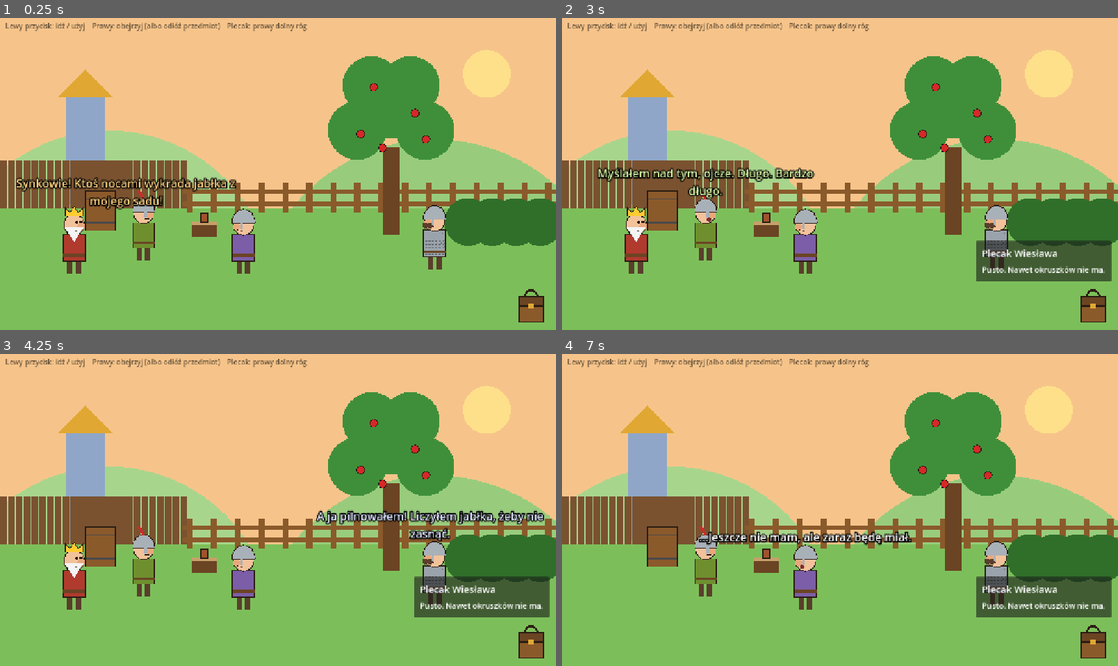
Above: before the commit, frames 1-4 (two rows, left to right).
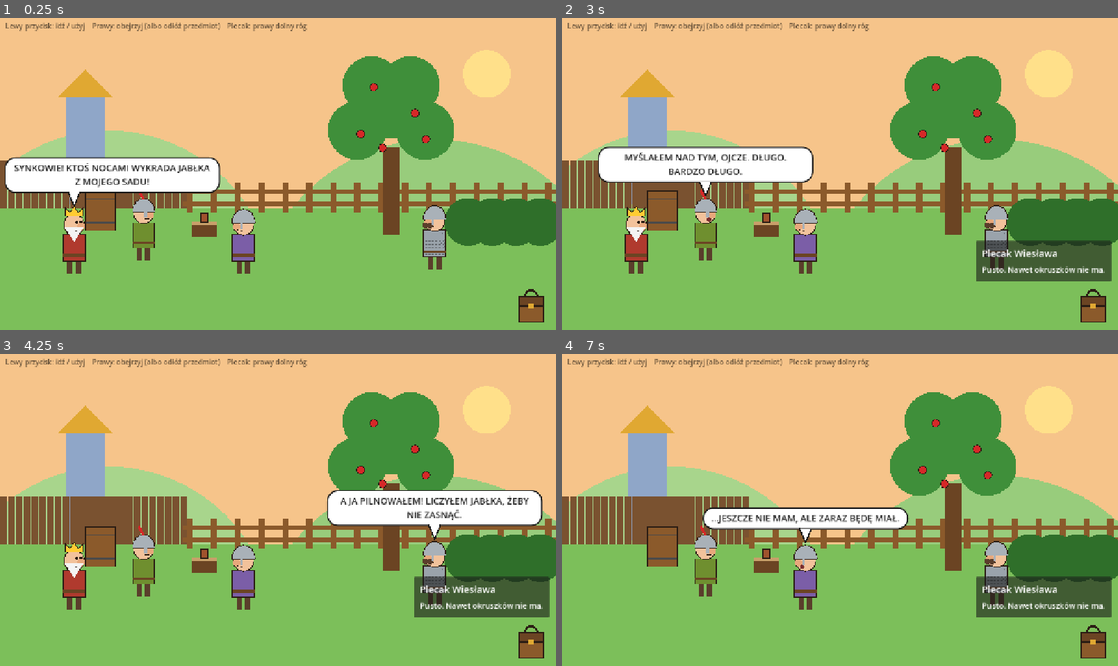
Above: after the commit, the same moments.

Repository: Kiczu/wiesiu-game
Game: Godot game, scene res://scenes/main.tscn
The game is run twice, just before and just after one commit, with the same random seed, the same clock (stepped at 60 frames per second) and the same inputs.
Inputs (mouse positions are in pixels of both pictures, inside the frame that each line leads up to):
- Up to frame 1 (0.25 s): no input
- Up to frame 2 (3 s): click (1090, 305) at 0.5 s; click (1090, 305) at 1.25 s; click (1090, 305) at 2 s; tap Enter at 2.75 s; move the mouse to (962, 158) at 2.77 s; click (962, 158) at 2.92 s
- Up to frame 3 (4.25 s): move the mouse to (166, 525) at 3.52 s; click (166, 525) at 3.67 s
- Up to frame 4 (7 s): tap Space at 4.25 s; move the mouse to (895, 441) at 4.27 s; click (895, 441) at 4.42 s; move the mouse to (812, 572) at 5.02 s; click (812, 572) at 5.17 s; tap Enter at 5.75 s; move the mouse to (1006, 556) at 5.77 s; click (1006, 556) at 5.92 s; move the mouse to (673, 463) at 6.52 s; click (673, 463) at 6.67 s

The runs differ from the first frame. In frame 1, 5.0% of the frame differs, in the area x 0-43%, y 44-62%; in frame 2, 4.6%; in frame 3, 4.7%; in frame 4, 3.8%.

Commit message:
feat(ui): show dialogue in comic speech balloons

Diff:
--- a/rooms/sad.gd
+++ b/rooms/sad.gd
@@ -24,29 +24,29 @@
 	add_hotspot("wyjscie", "Do grodu", Vector2(30, 640), Vector2(60, 220), Vector2(70, 560))
 
 	drakkar = add_hotspot("wikingowie", "Wikingowie w latającym drakkarze", Vector2(560, 300), Vector2(320, 230), Vector2(560, 520), "drakkar")
-	wiking_a = add_character("Wiking", Vector2(440, 280), Color("4f7a3a"), Color("c8f7a0"))
+	wiking_a = add_character("Wiking", Vector2(440, 280), Color("4f7a3a"))
 	wiking_a.braids = true
-	wiking_b = add_character("Wiking", Vector2(680, 280), Color("d9692b"), Color("ffc59e"))
+	wiking_b = add_character("Wiking", Vector2(680, 280), Color("d9692b"))
 	wiking_b.braids = true
 	wiking_b.facing = -1
 
-	leslaw = add_character("Lesław", Vector2(330, 560), Color("6f8f2f"), Color("d8f5a2"))
+	leslaw = add_character("Lesław", Vector2(330, 560), Color("6f8f2f"))
 	leslaw.helmet = true
 	leslaw.feather = true
 	add_hotspot("leslaw", "Lesław Roztropny", leslaw.position + Vector2(0, 2), Vector2(80, 150), leslaw.position + Vector2(-100, 10))
 
-	czeslaw = add_character("Czesław", Vector2(1000, 580), Color("9aa3ab"), Color("e0e6ff"))
+	czeslaw = add_character("Czesław", Vector2(1000, 580), Color("9aa3ab"))
 	czeslaw.helmet = true
 	czeslaw.mustache = true
 	czeslaw.chainmail = true
 	czeslaw.facing = -1
 	add_hotspot("czeslaw", "Czesław Waleczny", czeslaw.position + Vector2(-40, 2), Vector2(170, 150), czeslaw.position + Vector2(-190, -10))
 
-	ksiaze = add_character("Książę Jarosław", Vector2(170, 590), Color("b03a2e"), Color("ffd27f"))
+	ksiaze = add_character("Książę Jarosław", Vector2(170, 590), Color("b03a2e"))
 	ksiaze.crown = true
 	ksiaze.beard = true
 
-	player = add_character("Wiesław", Vector2(560, 590), Color("7b5ea7"), Color.WHITE)
+	player = add_character("Wiesław", Vector2(560, 590), Color("7b5ea7"))
 	player.helmet = true
 	player.facing = -1
 
--- a/scripts/character.gd
+++ b/scripts/character.gd
@@ -6,7 +6,6 @@
 
 @export var display_name := ""
 @export var body_color := Color("7b5ea7")
-@export var speech_color := Color.WHITE
 @export var helmet := false
 @export var crown := false
 @export var feather := false
--- a/scripts/room.gd
+++ b/scripts/room.gd
@@ -29,12 +29,11 @@
 	await ui.say(who, text)
 
 
-func add_character(display_name: String, at: Vector2, body: Color, speech: Color) -> Character:
+func add_character(display_name: String, at: Vector2, body: Color) -> Character:
 	var c := Character.new()
 	c.display_name = display_name
 	c.position = at
 	c.body_color = body
-	c.speech_color = speech
 	add_child(c)
 	return c
 
--- a/scripts/ui.gd
+++ b/scripts/ui.gd
@@ -6,11 +6,17 @@
 
 const SCREEN := Vector2(1280, 720)
 const BACKPACK_SIZE := Vector2(84, 84)
+const BUBBLE_MAX_WIDTH := 460.0
+const BUBBLE_FONT_SIZE := 21
+const INK := Color("1a1a1a")
 
 var selected_item := ""
 
 var _hover_label: Label
-var _speech: Label
+var _bubble: PanelContainer
+var _bubble_text: Label
+var _tail: Polygon2D
+var _tail_outline: Line2D
 var _backpack: BackpackButton
 var _inventory_panel: PanelContainer
 var _inventory_grid: GridContainer
@@ -29,13 +35,7 @@
 
 
 func say(who: Character, text: String) -> void:
-	_speech.text = text
-	_speech.add_theme_color_override("font_color", who.speech_color)
-	var head := who.head_position()
-	_speech.position = Vector2(
-		clampf(head.x - _speech.size.x / 2, 10, SCREEN.x - _speech.size.x - 10),
-		maxf(head.y - _speech.size.y, -80))
-	_speech.show()
+	await _show_bubble(who.head_position(), text)
 	who.talking = true
 	_speaking = true
 	_skip = false
@@ -46,7 +46,40 @@
 		elapsed += get_process_delta_time()
 	_speaking = false
 	who.talking = false
-	_speech.hide()
+	_bubble.hide()
+	_tail.hide()
+	_tail_outline.hide()
+
+
+## Comic-style balloon above the speaker, with a tail pointing at their head.
+func _show_bubble(head: Vector2, text: String) -> void:
+	_bubble_text.text = text.to_upper()
+	var font := _bubble_text.get_theme_font("font")
+	var text_width := font.get_string_size(_bubble_text.text, HORIZONTAL_ALIGNMENT_LEFT, -1, BUBBLE_FONT_SIZE).x
+	var width := minf(text_width + 4, BUBBLE_MAX_WIDTH)
+	_bubble_text.custom_minimum_size.x = width
+	_bubble_text.size = Vector2(width, 0)
+	_bubble.modulate.a = 0.0
+	_bubble.show()
+	_bubble.reset_size()
+	# Let the containers settle so the wrapped height is known before placing the balloon.
+	if not Game.fast:
+		for i in 3:
+			await get_tree().process_frame
+			_bubble.reset_size()
+	var size := _bubble.size
+	var bottom := maxf(head.y - 36, size.y + 10)
+	var left := clampf(head.x - size.x / 2, 10, SCREEN.x - size.x - 10)
+	_bubble.position = Vector2(left, bottom - size.y)
+	var base_x := clampf(head.x, left + 30, left + size.x - 30)
+	var tip := Vector2(head.x, maxf(head.y - 6, bottom + 14))
+	var base_left := Vector2(base_x - 14, bottom - 3)
+	var base_right := Vector2(base_x + 14, bottom - 3)
+	_tail.polygon = PackedVector2Array([base_left, tip, base_right])
+	_tail_outline.points = PackedVector2Array([base_left, tip, base_right])
+	_bubble.modulate.a = 1.0
+	_tail.show()
+	_tail_outline.show()
 
 
 func is_speaking() -> bool:
@@ -176,17 +209,36 @@
 	_inventory_panel.resized.connect(func() -> void:
 		_inventory_panel.position = _backpack.position + Vector2(BACKPACK_SIZE.x, 0) - _inventory_panel.size - Vector2(0, 12))
 
-	_speech = Label.new()
-	_speech.size = Vector2(560, 160)
-	_speech.autowrap_mode = TextServer.AUTOWRAP_WORD_SMART
-	_speech.horizontal_alignment = HORIZONTAL_ALIGNMENT_CENTER
-	_speech.vertical_alignment = VERTICAL_ALIGNMENT_BOTTOM
-	_speech.add_theme_font_size_override("font_size", 26)
-	_speech.add_theme_constant_override("outline_size", 10)
-	_speech.add_theme_color_override("font_outline_color", Color.BLACK)
-	_speech.mouse_filter = Control.MOUSE_FILTER_IGNORE
-	_speech.hide()
-	add_child(_speech)
+	_bubble = PanelContainer.new()
+	var balloon := StyleBoxFlat.new()
+	balloon.bg_color = Color.WHITE
+	balloon.border_color = INK
+	balloon.set_border_width_all(3)
+	balloon.set_corner_radius_all(24)
+	balloon.content_margin_left = 18
+	balloon.content_margin_right = 18
+	balloon.content_margin_top = 10
+	balloon.content_margin_bottom = 12
+	_bubble.add_theme_stylebox_override("panel", balloon)
+	_bubble.mouse_filter = Control.MOUSE_FILTER_IGNORE
+	_bubble.hide()
+	add_child(_bubble)
+	_bubble_text = Label.new()
+	_bubble_text.autowrap_mode = TextServer.AUTOWRAP_WORD_SMART
+	_bubble_text.horizontal_alignment = HORIZONTAL_ALIGNMENT_CENTER
+	_bubble_text.add_theme_font_size_override("font_size", BUBBLE_FONT_SIZE)
+	_bubble_text.add_theme_color_override("font_color", INK)
+	_bubble_text.mouse_filter = Control.MOUSE_FILTER_IGNORE
+	_bubble.add_child(_bubble_text)
+	_tail = Polygon2D.new()
+	_tail.color = Color.WHITE
+	_tail.hide()
+	add_child(_tail)
+	_tail_outline = Line2D.new()
+	_tail_outline.width = 3.0
+	_tail_outline.default_color = INK
+	_tail_outline.hide()
+	add_child(_tail_outline)
 
 	_choices = VBoxContainer.new()
 	_choices.position = Vector2(40, 380)
